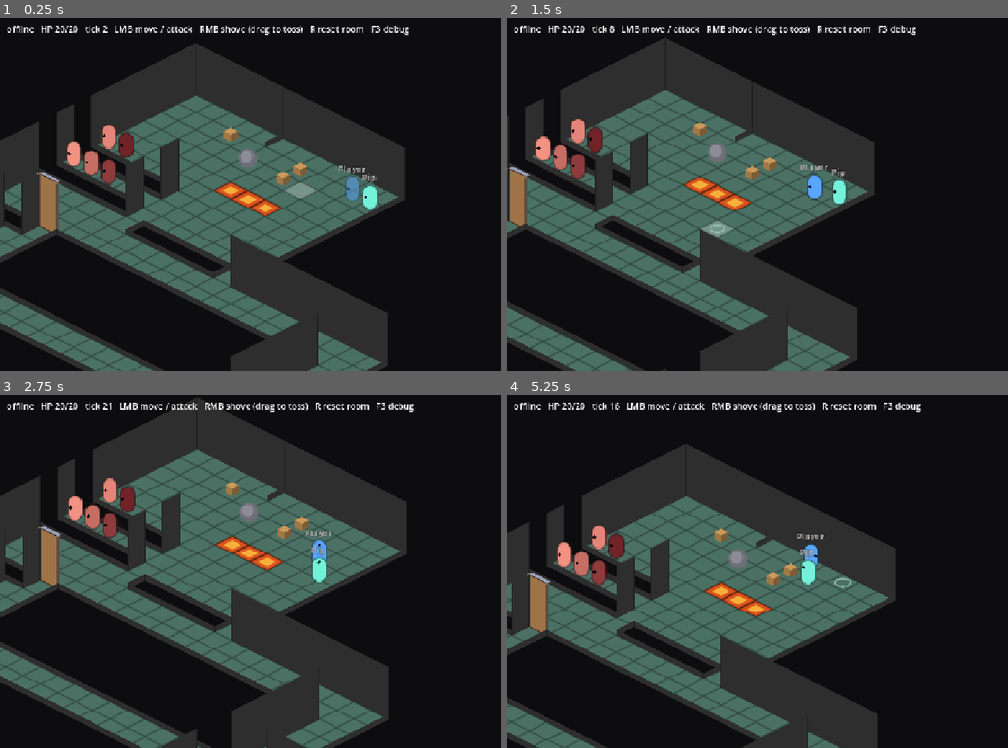
Above: before the commit, frames 1-4 (two rows, left to right).
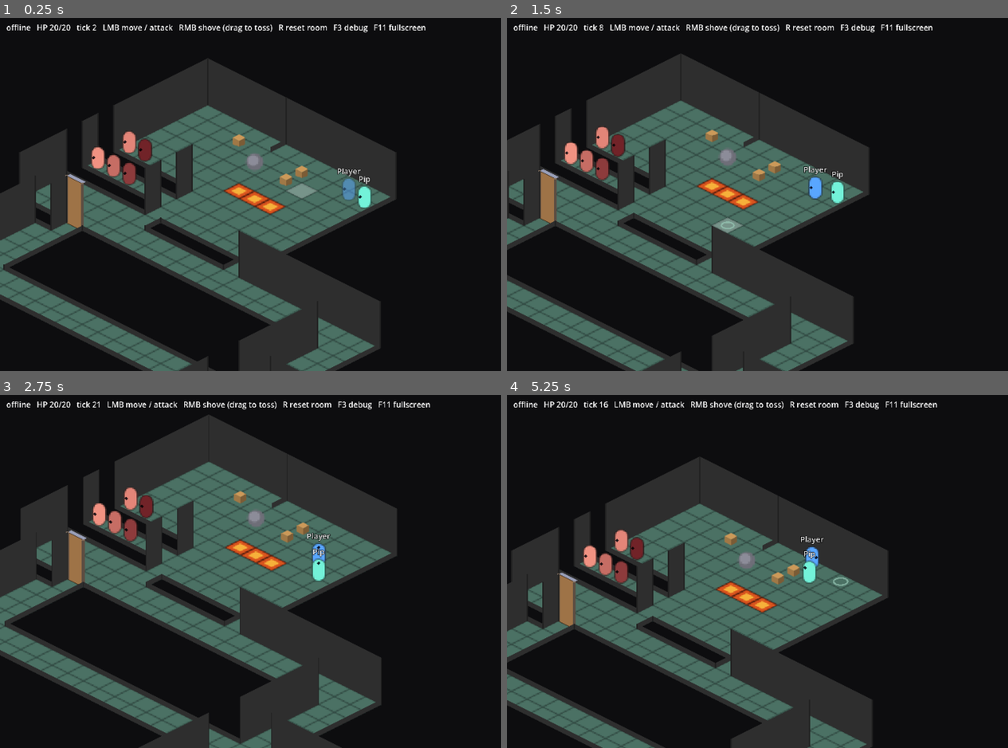
Above: after the commit, the same moments.

Repository: jeff-thinklightn-ing/psykinetic
Game: Godot game, scene res://main.tscn
The game is run twice, just before and just after one commit, with the same random seed, the same clock (stepped at 60 frames per second) and the same inputs.
Inputs (mouse positions are in pixels of both pictures, inside the frame that each line leads up to):
- Up to frame 1 (0.25 s): no input
- Up to frame 2 (1.5 s): move the mouse to (957, 176) at 0.52 s; tap R at 0.6 s; click (957, 176) at 0.67 s; drag from (697, 212) to (787, 265) at 1.27 s
- Up to frame 3 (2.75 s): move the mouse to (375, 493) at 2.02 s; tap 9 at 2.1 s; click (375, 493) at 2.17 s
- Up to frame 4 (5.25 s): drag from (787, 642) to (632, 518) at 2.77 s; move the mouse to (outside the picture) at 3.52 s; tap R at 3.6 s; click (outside the picture) at 3.67 s; drag from (632, 518) to (727, 483) at 4.27 s; move the mouse to (852, 571) at 5.02 s; tap 9 at 5.1 s; click (852, 571) at 5.17 s

The runs differ from the first frame. In frame 1, 28% of the frame differs, in the area x 0-85%, y 1-100%; in frame 2, 26%; in frame 3, 30%, in the area x 0-86%, y 0-100%; in frame 4, 25%.

Commit message:
window: 3840x2160 base viewport, 1920x1080 window by default, F11 borderless fullscreen, size and mode kept in settings.cfg; captions sharp at the camera zoom

Diff:
--- a/main.gd
+++ b/main.gd
@@ -228,6 +228,8 @@
 		get_tree().create_timer(Net.test_exit_after).timeout.connect(_on_test_exit)
 	if Net.test_click_after > 0.0:
 		get_tree().create_timer(Net.test_click_after).timeout.connect(_test_click)
+	if Net.test_fullscreen_after > 0.0:
+		get_tree().create_timer(Net.test_fullscreen_after).timeout.connect(Net.toggle_fullscreen)
 
 	if Net.needs_setup:
 		# An exported client with no settings.cfg yet: ask once, then join.
@@ -294,6 +296,9 @@
 	var key := event as InputEventKey
 	if key != null and key.pressed and not key.echo and key.keycode == KEY_F3:
 		debug_overlay.visible = not debug_overlay.visible
+		return
+	if key != null and key.pressed and not key.echo and key.keycode == KEY_F11:
+		Net.toggle_fullscreen()
 		return
 	if key != null and key.pressed and not key.echo and key.keycode == KEY_R:
 		# A command like any other, so it works from a client too; the
@@ -1129,7 +1134,7 @@
 	var mode_text: String = Net.Mode.keys()[Net.mode].to_lower()
 	if not Net.online:
 		mode_text = "offline"
-	hud.text = "%s   %s   tick %d   LMB move / attack   RMB shove (drag to toss)   R reset room   F3 debug" % [
+	hud.text = "%s   %s   tick %d   LMB move / attack   RMB shove (drag to toss)   R reset room   F3 debug   F11 fullscreen" % [
 		mode_text, hp_text, tick]
 	if player != null:
 		_had_player = true
--- a/main.tscn
+++ b/main.tscn
@@ -35,19 +35,19 @@
 default_color = Color(1, 0.9, 0.3, 0.9)
 
 [node name="Camera" type="Camera2D" parent="."]
-zoom = Vector2(2, 2)
+zoom = Vector2(6, 6)
 
 [node name="HUD" type="CanvasLayer" parent="."]
 
 [node name="Label" type="Label" parent="HUD"]
-offset_left = 12.0
-offset_top = 8.0
-offset_right = 900.0
-offset_bottom = 31.0
+offset_left = 40.0
+offset_top = 24.0
+offset_right = 3000.0
+offset_bottom = 96.0
 
 [node name="Debug" type="Label" parent="HUD"]
 visible = false
-offset_left = 12.0
-offset_top = 40.0
-offset_right = 500.0
-offset_bottom = 140.0
+offset_left = 40.0
+offset_top = 130.0
+offset_right = 1700.0
+offset_bottom = 470.0
--- a/net/net.gd
+++ b/net/net.gd
@@ -26,6 +26,8 @@
 ## a host. display_delay= (ticks, default 2) sets how far in the past other
 ## entities are drawn. player_id is a UUID made on first run; the server remembers each
 ## player by it. A host run from the project uses a fixed dev id.
+## window_width=, window_height= and window_mode= (windowed, fullscreen)
+## are the window as it was last left; F11 toggles fullscreen.
 ##
 ## The game version comes from version.txt at the project root. A client
 ## sends it with its token and a server rejects any other version.
@@ -38,6 +40,7 @@
 ##   --screenshot=<path>          save the window as PNG when --test-exit-after quits
 ##   --test-hover=<x>,<y>         keep the cursor over that cell (for screenshots)
 ##   --test-click=<seconds>       after this long, left-click where the cursor is
+##   --test-fullscreen=<seconds>  after this long, toggle fullscreen as F11 does
 ##   --test-door=<tick>           at that server tick, open or close the door the local player stands beside
 ##   --test-version=<x.y.z>       client: claim this version instead of the real one
 ##   --test-protocol=<s>          client: claim this build fingerprint instead of the real one
@@ -69,6 +72,9 @@
 ## meaning of an existing RPC argument, say).
 const PROTOCOL_REVISION := 1
 const SETTINGS_FILE := "settings.cfg"
+## First launch: half the 3840x2160 base, windowed.
+const DEFAULT_WINDOW_SIZE := Vector2i(1920, 1080)
+const WINDOW_SAVE_DELAY := 0.5
 const UNKNOWN_VERSION := "0.0.0"
 ## The identity a host run from the project uses, so its state persists too.
 const DEV_PLAYER_ID := "dev-host"
@@ -114,6 +120,12 @@
 var _authenticated: Dictionary[int, String] = {}
 ## True when an exported build has no settings file and must ask for one.
 var needs_setup := false
+## The window as the settings file has it: its windowed size and whether it
+## is fullscreen. Applied at start, kept up to date, saved with the rest.
+var window_size := DEFAULT_WINDOW_SIZE
+var fullscreen := false
+## Saves the window settings a moment after the last resize, not on each.
+var _window_save: SceneTreeTimer
 var _mode_given := false
 var _settings_override := ""
 var _test_version := ""
@@ -134,6 +146,7 @@
 var screenshot_path := ""
 var test_hover_tile := Vector2i(-1, -1)
 var test_click_after := 0.0
+var test_fullscreen_after := 0.0
 var test_door_tick := 0
 
 var mispredicts_total := 0
@@ -152,6 +165,7 @@
 	_parse_args()
 	if not _mode_given:
 		_apply_settings()
+	_apply_window_settings()
 	if player_id.is_empty():
 		# A client run from the command line gets a throwaway id; a host or
 		# server run from the project is always the same dev player.
@@ -226,6 +240,64 @@
 	print("[net] using %s" % path)
 
 
+## The window as the settings file last saw it, applied before the first
+## frame; the defaults where there is no file. Nothing on a server or in
+## tests (headless). Resizes and F11 from then on are saved back.
+func _apply_window_settings() -> void:
+	if DisplayServer.get_name() == "headless" or mode == Mode.SERVER:
+		return
+	var path := settings_path()
+	if path != "" and FileAccess.file_exists(path):
+		var settings := _read_settings(path)
+		var width := str(settings.get("window_width", ""))
+		var height := str(settings.get("window_height", ""))
+		if width.is_valid_int() and height.is_valid_int() and width.to_int() > 0 and height.to_int() > 0:
+			window_size = Vector2i(width.to_int(), height.to_int())
+		fullscreen = str(settings.get("window_mode", "")) == "fullscreen"
+	var window := get_window()
+	window.size = window_size
+	if fullscreen:
+		window.mode = Window.MODE_FULLSCREEN
+	else:
+		window.move_to_center()
+	window.size_changed.connect(_on_window_size_changed)
+
+
+## F11: borderless fullscreen at the monitor's native size, or back to the
+## window as it was.
+func toggle_fullscreen() -> void:
+	fullscreen = not fullscreen
+	var window := get_window()
+	if fullscreen:
+		window.mode = Window.MODE_FULLSCREEN
+	else:
+		window.mode = Window.MODE_WINDOWED
+		window.size = window_size
+		window.move_to_center()
+	_save_window_settings()
+
+
+## Remembers the windowed size (fullscreen is the monitor's, not a choice)
+## and saves it once the resizing settles.
+func _on_window_size_changed() -> void:
+	var window := get_window()
+	if window.mode != Window.MODE_WINDOWED or window.size == window_size:
+		return
+	window_size = window.size
+	if _window_save != null and _window_save.time_left > 0.0:
+		return
+	_window_save = get_tree().create_timer(WINDOW_SAVE_DELAY)
+	_window_save.timeout.connect(_save_window_settings)
+
+
+## Rewrites the settings file with the window as it is, where there is one
+## (never before the setup screen has written it).
+func _save_window_settings() -> void:
+	var path := settings_path()
+	if path != "" and FileAccess.file_exists(path):
+		save_settings(address, port, token, player_name)
+
+
 ## Plain key=value lines; blank lines, comments and [sections] are ignored.
 func _read_settings(path: String) -> Dictionary:
 	var settings := {}
@@ -253,8 +325,10 @@
 	if file == null:
 		push_warning("[net] cannot write %s (%s)" % [path, error_string(FileAccess.get_open_error())])
 		return false
-	file.store_string("address=%s\nport=%d\ntoken=%s\nplayer_id=%s\nname=%s\ndisplay_delay=%d\n" % [
-		new_address, new_port, new_token, player_id, player_name, World.display_delay_ticks])
+	file.store_string(("address=%s\nport=%d\ntoken=%s\nplayer_id=%s\nname=%s\ndisplay_delay=%d\n"
+			+ "window_width=%d\nwindow_height=%d\nwindow_mode=%s\n") % [
+		new_address, new_port, new_token, player_id, player_name, World.display_delay_ticks,
+		window_size.x, window_size.y, "fullscreen" if fullscreen else "windowed"])
 	file.close()
 	return true
 
@@ -565,7 +639,7 @@
 			"--address", "--port", "--state", "--admin-port", "--token", "--settings", "--player-id", "--name", \
 					"--llm-url", "--llm-model", \
 					"--test-move", "--test-contest", "--test-reset", "--test-exit-after", "--test-version", "--test-protocol", \
-					"--screenshot", "--test-hover", "--test-door", "--test-click":
+					"--screenshot", "--test-hover", "--test-door", "--test-click", "--test-fullscreen":
 				if not has_value and i + 1 < args.size():
 					i += 1
 					value = args[i]
@@ -620,6 +694,8 @@
 			test_door_tick = value.to_int()
 		"--test-click":
 			test_click_after = value.to_float()
+		"--test-fullscreen":
+			test_fullscreen_after = value.to_float()
 		"--test-hover":
 			var parts := value.split(",")
 			if parts.size() == 2:
--- a/net/setup_screen.gd
+++ b/net/setup_screen.gd
@@ -21,17 +21,18 @@
 
 	var panel := PanelContainer.new()
 	panel.set_anchors_preset(Control.PRESET_CENTER)
-	panel.custom_minimum_size = Vector2(420, 0)
-	panel.position = Vector2(-210, -120)
+	# Laid out at the 3840x2160 base; the stretch scales it to the window.
+	panel.custom_minimum_size = Vector2(1300, 0)
+	panel.position = Vector2(-650, -400)
 	add_child(panel)
 
 	var column := VBoxContainer.new()
-	column.add_theme_constant_override("separation", 10)
+	column.add_theme_constant_override("separation", 30)
 	panel.add_child(column)
 
 	var title := Label.new()
 	title.text = "Join a Psykinetic server"
-	title.add_theme_font_size_override("font_size", 22)
+	title.add_theme_font_size_override("font_size", 66)
 	column.add_child(title)
 
 	var hint := Label.new()
--- a/project.godot
+++ b/project.godot
@@ -23,10 +23,18 @@
 
 [display]
 
-window/size/window_width_override=1600
-window/size/window_height_override=900
+window/size/viewport_width=3840
+window/size/viewport_height=2160
+window/size/resizable=true
+window/size/window_width_override=1920
+window/size/window_height_override=1080
 window/stretch/mode="canvas_items"
 window/stretch/aspect="expand"
+window/dpi/allow_hidpi=true
+
+[gui]
+
+theme/default_theme_scale=3.0
 
 [physics]
 
--- a/sim/grid_entity.gd
+++ b/sim/grid_entity.gd
@@ -488,15 +488,21 @@
 	_speech_tween.tween_callback(func() -> void: _speech_label.visible = false)
 
 
+## A caption 8 world px tall. Fonts are rasterised at the viewport's
+## scale, not the camera's, so the label is set in a font the camera zoom
+## times larger and scaled back down, to come out sharp on screen.
 func _make_caption(text: String, y: float, color: Color) -> Label:
 	var caption := Label.new()
+	var camera := get_viewport().get_camera_2d() if is_inside_tree() else null
+	var zoom := camera.zoom.x if camera != null else 1.0
 	caption.text = text
 	caption.horizontal_alignment = HORIZONTAL_ALIGNMENT_CENTER
-	caption.add_theme_font_size_override("font_size", 8)
+	caption.add_theme_font_size_override("font_size", roundi(8 * zoom))
 	caption.add_theme_color_override("font_color", color)
 	caption.add_theme_color_override("font_outline_color", Color(0, 0, 0, 0.8))
-	caption.add_theme_constant_override("outline_size", 2)
-	caption.size = Vector2(120, 12)
+	caption.add_theme_constant_override("outline_size", roundi(2 * zoom))
+	caption.size = Vector2(120, 12) * zoom
+	caption.scale = Vector2.ONE / zoom
 	caption.position = Vector2(-60, y)
 	caption.z_index = 5
 	add_child(caption)
Not shown, changed: CHANGELOG.md
Not shown, changed: docs/decisions.md
Not shown, changed: docs/design.md
